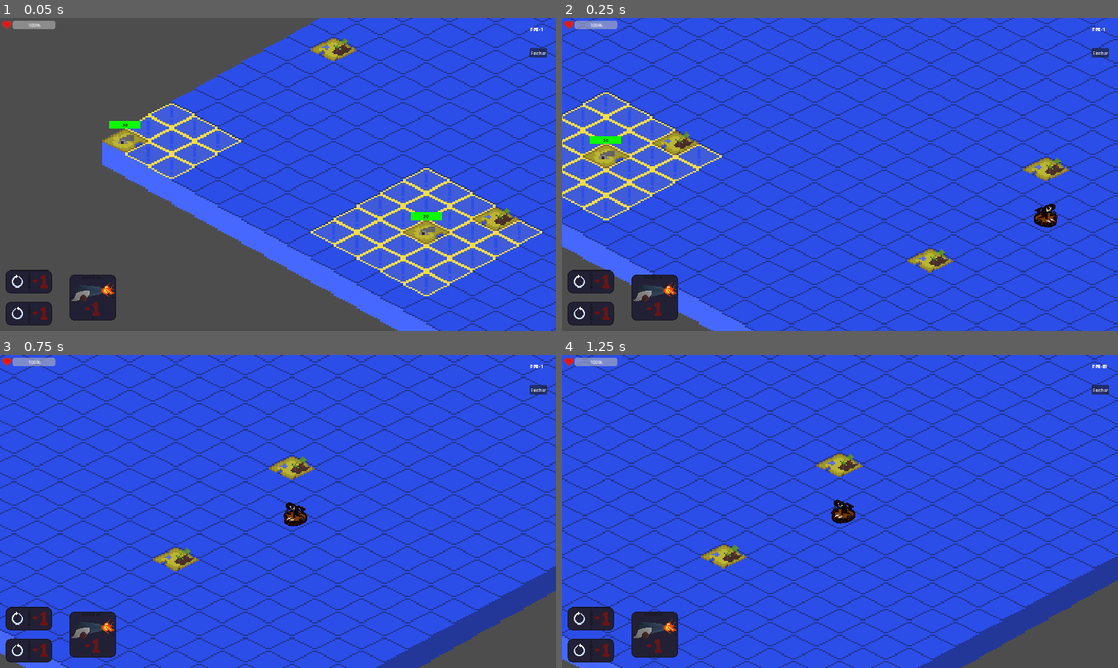
Above: before the commit, frames 1-4 (two rows, left to right).
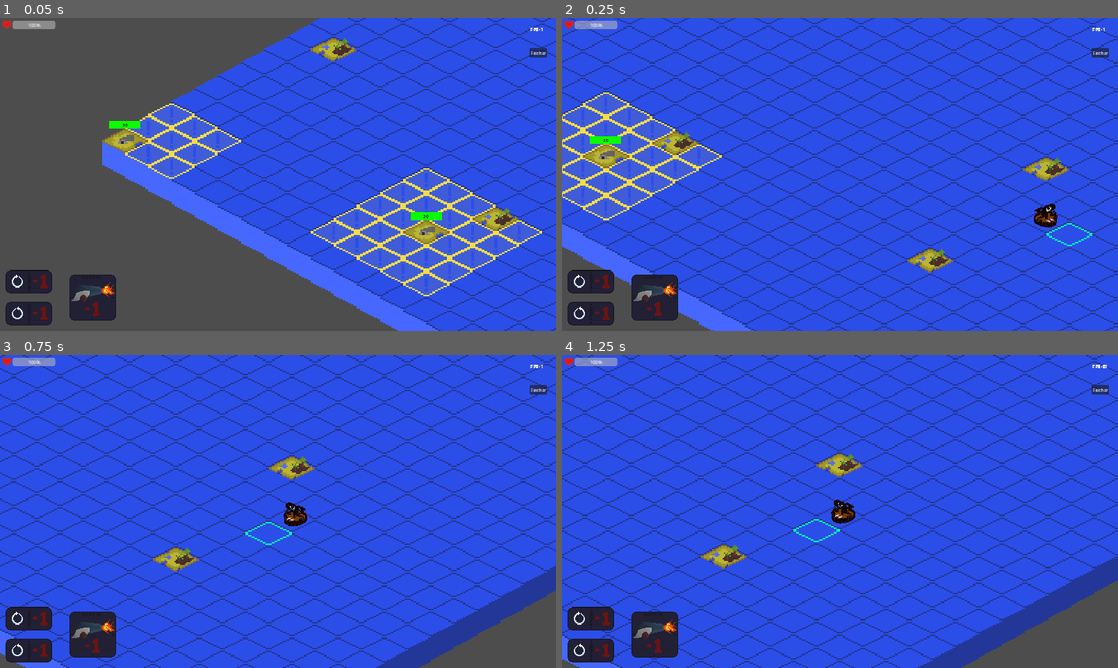
Above: after the commit, the same moments.

Repository: alescrocaro/nordik_konquer
Game: Godot game, scene res://world.tscn
Two runs of this game, one before a commit and one after it. Both use one fixed random seed, a clock stepped at 60 frames per second and the inputs below.
Inputs (mouse positions are in pixels of both pictures, inside the frame that each line leads up to):
- Up to frame 1 (0.05 s): no input
- Up to frame 2 (0.25 s): no input
- Up to frame 3 (0.75 s): click (27, 617) at 0.5 s
- Up to frame 4 (1.25 s): no input

Frame 1 is identical in both runs. In frame 2, less than 0.1% of the frame differs, in the area x 87-96%, y 65-73%; in frame 3, less than 0.1%, in the area x 44-53%, y 53-61%; in frame 4, less than 0.1%.

Commit message:
Fix: first movement

Diff:
--- a/GameBoard/GameBoard.gd
+++ b/GameBoard/GameBoard.gd
@@ -1,155 +1,84 @@
 class_name GameManager
 extends Node2D
 
-########## VARS ##########
+
+
+########## SIGNALS ##########
 signal startedPlayerTurn
 signal finishedPlayerTurn
+signal startedEnemyTurn
+signal finishedEnemyTurn
+
 
 
 ########## VARS ##########
 @onready var map: Map = get_node('./Map')
 @onready var player: Player = get_node('./Player')
-@onready var desertIsland = preload("res://Islands/DesertIsland.tscn")
-@onready var enemyIsland = preload("res://Islands/EnemyIsland.tscn")
+@onready var enemyIsland = get_node('./Islands/EnemyIsland')
+#@onready var desertIsland = preload("res://Islands/DesertIsland.tscn")
+#@onready var enemyIsland = preload("res://Islands/EnemyIsland.tscn")
 
 @export var desertIslandAmount: int = 7
 @export var enemyIslandAmount: int = 4
 
-
 var isPlayerTurn = true
-var maxActions = 5
+var maxActions = 25
 var actions = maxActions
 var islandEnemies = []
 
 
+
 ########## FUNCS ##########
 func _ready():
-#	generateDesertIslands()
-#	generateEnemyIslands()
-	print(islandEnemies)
-
-	player.doAction.connect(gameTurns)
+	player.doAction.connect(controller)
+	enemyIsland.doAction.connect(controller)
+	finishedPlayerTurn.connect(controller)
+	finishedEnemyTurn.connect(controller)
 #end func _ready
 
-#func _process(_delta):
-#	pass
-#end func _process
-#
-#func generateDesertIslands() -> void:
-#	var desertIslandCount: int = 0
-#	var desertIslandCountIterations: int = 0
-#	var rangeToSpawn: int = 6
-#
-#	while true:
-#		desertIslandCountIterations += 1
-#		if desertIslandCount >= desertIslandAmount:
-#			break
-#		#end if
-#
-#		#check if there is too many iterations and didnt find a position available
-#		if (desertIslandCountIterations >= 3 * desertIslandAmount):
-#			desertIslandCountIterations = 0
-#			rangeToSpawn -= 1
-#			if rangeToSpawn == 0:
-#				break
-#		#end if
-#
-#		var desertIslandTile = map.getRandomTile()
-#
-#		#check if random position is near another tile with this node
-#		if (desertIslandCount > 0 && map.isNear(rangeToSpawn, 'DesertIsland', desertIslandTile)):
-#			continue
-#		#end if
-#
-#		if map.tileMapDict[str(desertIslandTile.gridPosition)].type == 'Ocean':
-#			desertIslandCount += 1
-#			map.tileMapDict[str(desertIslandTile.gridPosition)].type = 'DesertIsland'
-#
-#			var desertIslandInstance = desertIsland.instantiate()
-#			desertIslandInstance.position = desertIslandTile.globalPosition
-#
-#			get_node('./Islands').add_child(desertIslandInstance)
-#		#end if
-#	#end while
-##end func generateDesertIslands
-#
-#func generateEnemyIslands() -> void:
-#	var enemyIslandCount: int = 0
-#	var enemyIslandCountIterations: int = 0
-#	var rangeToSpawn: int = 3
-#
-#	while true:
-#		if enemyIslandCount >= enemyIslandAmount:
-#			break
-#		#end if
-#
-#		#check if there is too many iterations and didnt find a position available
-#		if (enemyIslandCountIterations >= 3 * enemyIslandAmount):
-#			enemyIslandCountIterations = 0
-#			rangeToSpawn -= 1
-#			if rangeToSpawn == 0:
-#				break
-#		#end if
-#
-#		var enemyIslandTile = map.getRandomTile()
-#
-#		#check if random position is near another tile with this node
-#		if (
-#			enemyIslandCount > 0 &&
-#			map.isNear(rangeToSpawn, 'EnemyIsland', enemyIslandTile)
-#		):
-#			continue
-#		#end if
-#
-#		#instantiate node if found a good ocean tile
-#		if map.tileMapDict[str(enemyIslandTile.gridPosition)].type == 'Ocean':
-#			enemyIslandCount += 1
-#
-#			var enemyIslandInstance: EnemyIsland = enemyIsland.instantiate()
-#			map.tileMapDict[str(enemyIslandTile.gridPosition)].type = 'EnemyIsland'
-#			map.tileMapDict[str(enemyIslandTile.gridPosition)].reference = enemyIslandInstance
-#			enemyIslandInstance.position = enemyIslandTile.globalPosition
-#
-#			islandEnemies.append(map.tileMapDict[str(enemyIslandTile.gridPosition)])
-#			map.setWarningTiles(enemyIslandTile.gridPosition, 2)
-#			get_node('./Islands').add_child(enemyIslandInstance)
-#		#end if
-#	#end while
-##end func generateEnemyIslands
-
 func handlePlayerDecision() -> void:
-	print('handlePlayerDecision')
+	print('-handlePlayerDecision')
 #end func handlePlayerDecision
 
 func handleIslandEnemies() -> void:
 	print('handleIslandEnemies')
 #end func handleIslandEnemies
 
-func gameTurns() -> void:
+func controller() -> void:
+	print()
+	print('controller, isPlayerTurn: ', isPlayerTurn)
+	print('beforeactions: ', actions)
 	if isPlayerTurn:
 		if actions == maxActions:
+			print('actions == maxActions')
 			startedPlayerTurn.emit()
-		if actions <= 1:
+		#end if
+		actions -= 1
+		if actions < 1:
+			print('finishedPlayerTurn')
 			isPlayerTurn = false
-			actions = 2
+			actions = maxActions
 			finishedPlayerTurn.emit()
-#			continue
 		#end if
 
 		handlePlayerDecision()
 
-		actions -= 1
 	#end if
 	else:
-		if actions <= 1:
+		if actions == maxActions:
+			print('actions == maxActions')
+			startedEnemyTurn.emit()
+		#end if
+		actions -= 1
+		if actions < 1:
+			print('finishedEnemyTurn')
 			isPlayerTurn = true
-			actions = 2
-#			continue
+			actions = maxActions
+			finishedEnemyTurn.emit()
 		#end if
 
 		handleIslandEnemies()
-
-		actions -= 1
 	#end else
+	print('afteractions: ', actions)
 	#end while
-#end func gameTurns
+#end func controller
--- a/Islands/EnemyIsland.gd
+++ b/Islands/EnemyIsland.gd
@@ -28,7 +28,7 @@
 	currentHealth = maxHealth
 	healthChanged.emit()
 
-	gameManager.finishedPlayerTurn.connect(checkIfIsPlayerNear)
+	gameManager.startedEnemyTurn.connect(checkIfThereIsPlayerNear)
 #end func _ready
 
 func _process(_delta):
@@ -54,8 +54,9 @@
 	healthChanged.emit()
 #end func tookHit
 
-func checkIfIsPlayerNear():
-	var isPlayerNear = map.isNear(3, 'Player', map.tileMapDict[ str(map.getGridPosition(global_position)) ])
+func checkIfThereIsPlayerNear():
+	print('checkIfThereIsPlayerNear')
+	var isPlayerNear = map.isNear(rangeAttack+1, 'Player', map.tileMapDict[ str(map.getGridPosition(global_position)) ])
 	if isPlayerNear:
 		hurtPlayer(damage)
 #end func checkIfIsPlayerNear
--- a/Map/Map.gd
+++ b/Map/Map.gd
@@ -55,7 +55,9 @@
 	if (
 		gameManager.isPlayerTurn
 	):
+		print(player.getSelectablePosition())
 		if (player.getSelectablePosition()):
+			print('is')
 			set_cell(1, player.getSelectablePosition(), 1, Vector2i(0, 0))
 		#end if
 	#end if
--- a/Player/Player.gd
+++ b/Player/Player.gd
@@ -106,37 +106,38 @@
 
 func getSelectablePosition():
 	if !isAtackingByCannon:
-		if map.tileMapDict[ str(currentTile.gridPosition) ].type == 'Ocean':
-			if (
-				map.tileMapDict.has(
-					str(currentTile.gridPosition - Vector2i(0,-1))
-				) && (
-					playerSprite.get_frame() == 0
-				)
-			):
-				return currentTile.gridPosition - Vector2i(0,-1)
-			#end if
-			if (
-				map.tileMapDict.has( str(currentTile.gridPosition - Vector2i(-1,0)) ) && (
-					playerSprite.get_frame() == 1
-				)
-			):
-				return currentTile.gridPosition - Vector2i(-1,0)
-			#end if
-			if(
-				map.tileMapDict.has( str(currentTile.gridPosition - Vector2i(0,1)) ) && (
-					playerSprite.get_frame() == 2
-				)
-			):
-				return currentTile.gridPosition - Vector2i(0,1)
-			#end if
-			if(
-				map.tileMapDict.has( str(currentTile.gridPosition - Vector2i(1,0)) ) && (
-					playerSprite.get_frame() == 3
-				) ):return currentTile.gridPosition - Vector2i(1,0)
-			#end if
-		#end if
-	#end if
+		print('aa')
+		if (
+			map.tileMapDict.has( str( currentTile.gridPosition - Vector2i(0,-1) ) ) &&
+			map.tileMapDict[ str(currentTile.gridPosition - Vector2i(0,-1)) ].type == 'Ocean' &&
+			playerSprite.get_frame() == 0
+		):
+			return currentTile.gridPosition - Vector2i(0,-1)
+		#end if
+		if (
+			map.tileMapDict.has( str(currentTile.gridPosition - Vector2i(-1,0)) ) &&
+			map.tileMapDict[ str(currentTile.gridPosition - Vector2i(-1,0)) ].type == 'Ocean' &&
+			playerSprite.get_frame() == 1
+
+		):
+			return currentTile.gridPosition - Vector2i(-1,0)
+		#end if
+		if(
+			map.tileMapDict.has( str(currentTile.gridPosition - Vector2i(0,1)) ) &&
+			map.tileMapDict[ str(currentTile.gridPosition - Vector2i(0,1)) ].type == 'Ocean' &&
+			playerSprite.get_frame() == 2
+		):
+			return currentTile.gridPosition - Vector2i(0,1)
+		#end if
+		if(
+			map.tileMapDict.has( str(currentTile.gridPosition - Vector2i(1,0)) ) &&
+			map.tileMapDict[ str(currentTile.gridPosition - Vector2i(1,0)) ].type == 'Ocean' &&
+			playerSprite.get_frame() == 3
+		):
+			return currentTile.gridPosition - Vector2i(1,0)
+		#end if
+	#end if
+#end if
 #end func canSelectPosition
 
 func canSelectPosition():
